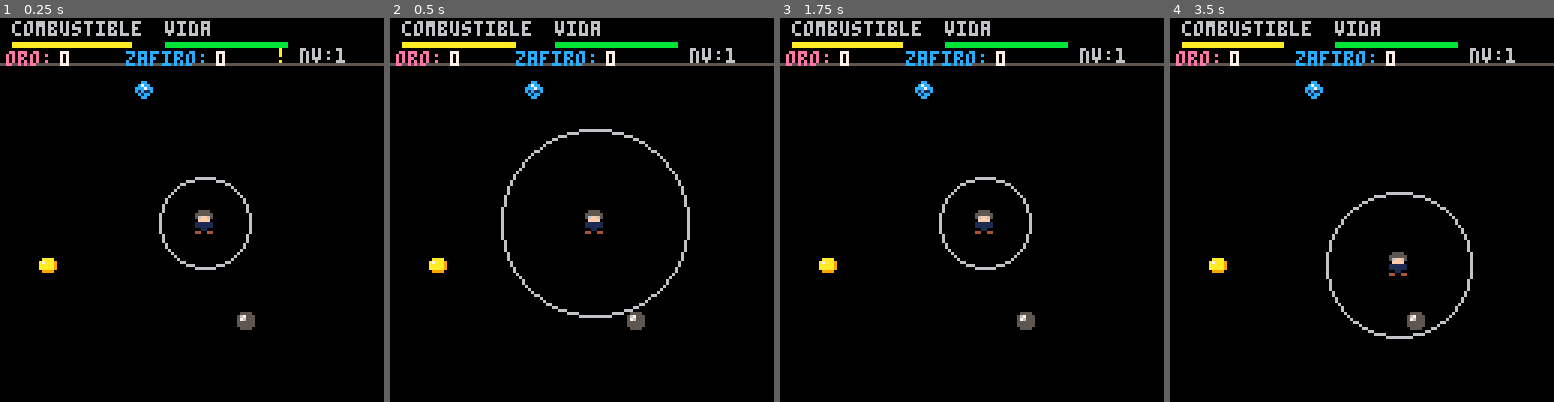
Above: before the commit, frames 1-4 (left to right).
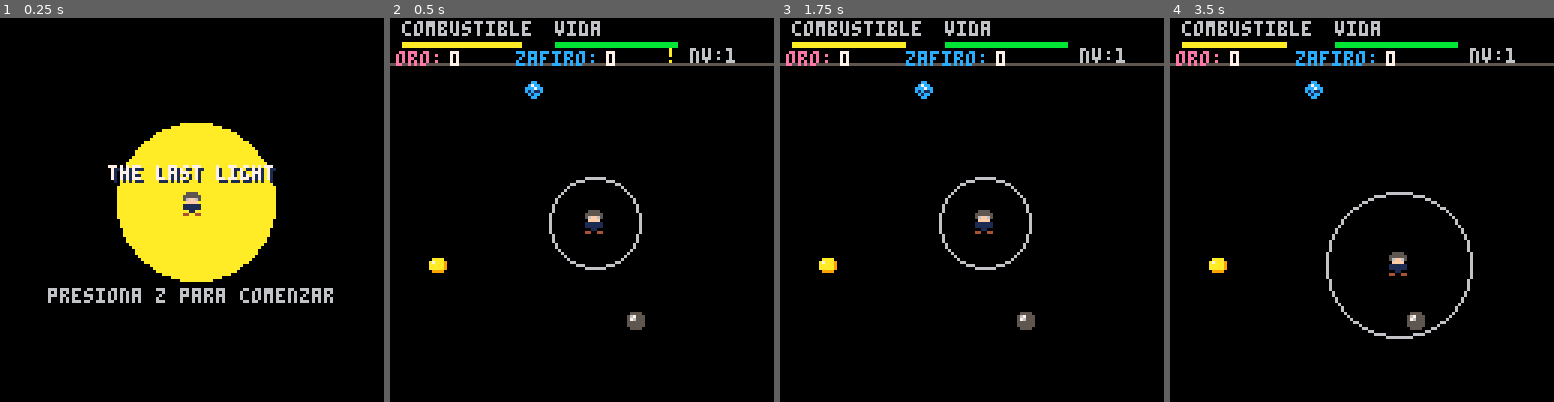
Above: after the commit, the same moments.

Repository: goncho09/the-last-light
Game: PICO-8 cartridge the-last-light.p8
The game is run twice, just before and just after one commit, with the same random seed, the same clock (stepped at 60 frames per second) and the same inputs.
Inputs:
- Up to frame 1 (0.25 s): no input
- Up to frame 2 (0.5 s): tap O (Z key) at 0.33 s
- Up to frame 3 (1.75 s): tap O (Z key) at 0.7, 1.43 s; tap X (X key) at 1.07 s
- Up to frame 4 (3.5 s): hold Left 1.97-2.37 s; tap X (X key) every 0.33 s from 2.07 to 3.4 s; tap O (Z key) at 2.22, 3.1 s; hold Down 2.42-2.82 s; hold Right from 2.87 s (still down)

The runs differ from the first frame. In frame 1, 19% of the frame differs, in the area x 0-100%, y 0-82%; in frame 2, 1.6%; in frame 3, less than 0.1%; in frame 4, less than 0.1%.

Commit message:
FEAT: add initial menu

Diff:
--- a/juego_utec.p8
+++ b/the-last-light.p8
@@ -19,6 +19,10 @@
 
   chispa_efecto = 0  -- la expansion visual
   timer_chispa = 0   -- el tiempo de espera (cooldown)
+
+  -- escenas
+
+  escena_actual = 0
 
   -- posicion inicial
   px = 64
@@ -59,88 +63,116 @@
 end
 
 function _update()
-  -- movimiento
-  if btn(⬅️) then px -= velocidad mirando_izq = true end
-  if btn(➡️) then px += velocidad mirando_izq = false end
-  if btn(⬆️) then py -= velocidad end
-  if btn(⬇️) then py += velocidad end
 
-  px = mid(0, px, 120)
-  py = mid(16, py, 120)
+		if escena_actual == 0 then
+			if btnp(4) or btnp(5) then -- presionar z o x para empezar
+      escena_actual = 1
+   end
+		else if escena_actual  == 1 then
+				-- movimiento
+	  if btn(⬅️) then px -= velocidad mirando_izq = true end
+	  if btn(➡️) then px += velocidad mirando_izq = false end
+	  if btn(⬆️) then py -= velocidad end
+	  if btn(⬇️) then py += velocidad end
 
-  -- manejo del temporizador de la chispa
-  if timer_chispa > 0 then
-    timer_chispa -= 1
-  end
+	  px = mid(0, px, 120)
+	  py = mid(16, py, 120)
 
-  -- desvanecimiento de la chispa
-  if chispa_efecto > 0 then
-    chispa_efecto -= 1 -- cae mas lento para que se vea mejor
-  end
+	  -- manejo del temporizador de la chispa
+	  if timer_chispa > 0 then
+	    timer_chispa -= 1
+	  end
 
-  -- mecanica de chispa corregida
-  if btnp(4) and combustible > 5 and timer_chispa == 0 then
-    chispa_efecto = 20  -- expansion mas moderada
-    combustible -= 5
-    timer_chispa = 60   -- espera de 2 segundos (60 frames)
-  end
+	  -- desvanecimiento de la chispa
+	  if chispa_efecto > 0 then
+	    chispa_efecto -= 1 -- cae mas lento para que se vea mejor
+	  end
 
-  -- logica de combustible y radio
-  if combustible > 0 then
-    combustible -= 0.05
-    -- el radio ya no se achica, se mantiene fijo + el efecto
-    radio_luz = radio_base + chispa_efecto
-  else
-    combustible = 0
-    radio_luz = 0
-  end
+	  -- mecanica de chispa corregida
+	  if btnp(4) and combustible > 5 and timer_chispa == 0 then
+	    chispa_efecto = 20  -- expansion mas moderada
+	    combustible -= 5
+	    timer_chispa = 60   -- espera de 2 segundos (60 frames)
+	  end
 
-  chequea_recoleccion(item_carb)
-		chequea_recoleccion(item_oro)
-		chequea_recoleccion(item_zafiro)
+	  -- logica de combustible y radio
+	  if combustible > 0 then
+	    combustible -= 0.05
+	    -- el radio ya no se achica, se mantiene fijo + el efecto
+	    radio_luz = radio_base + chispa_efecto
+	  else
+	    combustible = 0
+	    radio_luz = 0
+	  end
+
+		 chequea_recoleccion(item_carb)
+			chequea_recoleccion(item_oro)
+			chequea_recoleccion(item_zafiro)
+		end
+end
 end
 
 function _draw()
   cls(0)
 
-  -- 1. mundo y minerales
-  spr(1, px, py, 1, 1, mirando_izq, false)
-  spr(item_carb.spr, item_carb.x, item_carb.y)
-  spr(item_oro.spr, item_oro.x, item_oro.y)
-  spr(item_zafiro.spr, item_zafiro.x, item_zafiro.y)
+  if escena_actual == 0 then
+    local offset_x = cos(t()*0.5) * 4
+    local pulso_luz = 25 + sin(t()*2)*2
+    circfill(63 + offset_x, 61, pulso_luz, 10)
 
-  -- luz
-  if radio_luz > 0 then
-    circ(px+4, py+4, radio_luz, 6)
-  end
+    spr(1, 60, 58)
 
-  -- 2. interfaz (hud)
-  rectfill(0, 0, 127, 15, 0) -- fondo negro
-  line(0, 15, 127, 15, 5)    -- la barra gris divisoria
+    print("the last light", 37, 50, 1)
 
-  -- barras superiores (combustible y vida)
-  print("combustible", 4, 1, 6)
-  rectfill(4, 8, 4 + (combustible / 2.5), 9, 10)
+    local col_titulo = 7
+    if (rnd(1) > 0.9) col_titulo = 6
+    print("the last light", 36, 49, col_titulo)
 
-  print("vida", 55, 1, 6)
-  rectfill(55, 8, 55 + (vida / 2.5), 9, 11)
+    if (flr(t()*2)%2==0) then
+      print("presiona z para comenzar", 16, 90, 6)
+    end
 
-  -- indicadores de minerales (justo arriba de la linea gris)
-  -- usamos y=10 para que esten pegados a la barra divisoria
+  elseif escena_actual == 1 then
 
-  -- icono de oro (podes usar spr si tenes uno, o un punto de color)
-  print("oro:", 2, 11, 14)
-  print(oro, 20, 11, 7)
+	  -- 1. mundo y minerales
+	  spr(1, px, py, 1, 1, mirando_izq, false)
+	  spr(item_carb.spr, item_carb.x, item_carb.y)
+	  spr(item_oro.spr, item_oro.x, item_oro.y)
+	  spr(item_zafiro.spr, item_zafiro.x, item_zafiro.y)
 
-  -- icono de zafiro
-  print("zafiro:", 42, 11, 12)
-  print(zafiro, 72, 11, 7)
+	  -- luz
+	  if radio_luz > 0 then
+	    circ(px+4, py+4, radio_luz, 6)
+	  end
 
-  -- nivel (esquina derecha)
-  print("nv:"..nivel_actual, 100, 10, 6)
+	  -- 2. interfaz (hud)
+	  rectfill(0, 0, 127, 15, 0) -- fondo negro
+	  line(0, 15, 127, 15, 5)    -- la barra gris divisoria
 
-  -- aviso de chispa lista
-  if timer_chispa == 0 then print("!", 92, 10, 10) end
+	  -- barras superiores (combustible y vida)
+	  print("combustible", 4, 1, 6)
+	  rectfill(4, 8, 4 + (combustible / 2.5), 9, 10)
+
+	  print("vida", 55, 1, 6)
+	  rectfill(55, 8, 55 + (vida / 2.5), 9, 11)
+
+	  -- indicadores de minerales (justo arriba de la linea gris)
+	  -- usamos y=10 para que esten pegados a la barra divisoria
+
+	  -- icono de oro (podes usar spr si tenes uno, o un punto de color)
+	  print("oro:", 2, 11, 14)
+	  print(oro, 20, 11, 7)
+
+	  -- icono de zafiro
+	  print("zafiro:", 42, 11, 12)
+	  print(zafiro, 72, 11, 7)
+
+	  -- nivel (esquina derecha)
+	  print("nv:"..nivel_actual, 100, 10, 6)
+
+	  -- aviso de chispa lista
+	  if timer_chispa == 0 then print("!", 92, 10, 10) end
+		end
 end
 __gfx__
 00000000005555000000000000600600000004400000000000000000000000000000000000000000000000000000000000076000000000050000000000000000
